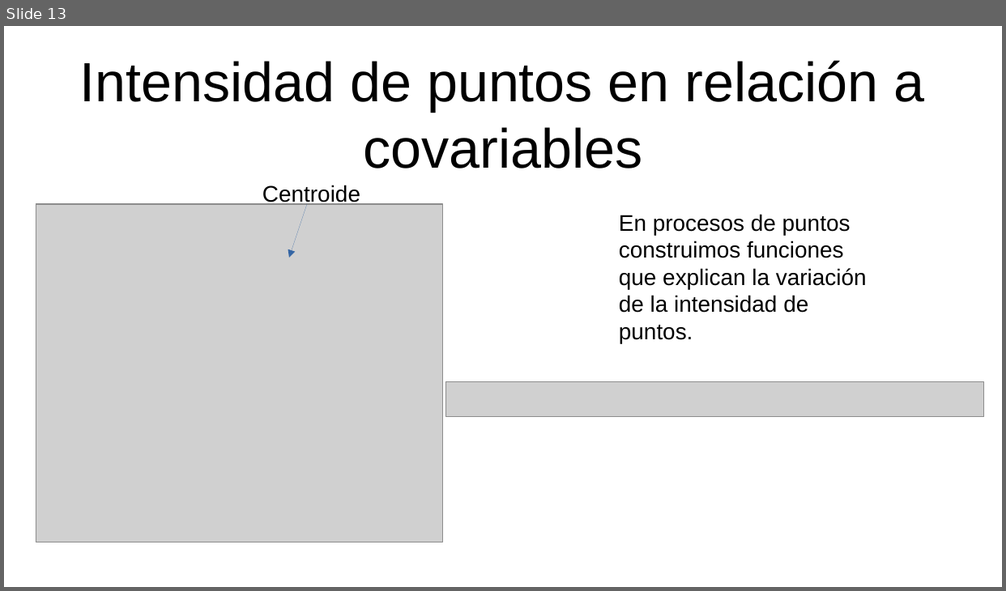
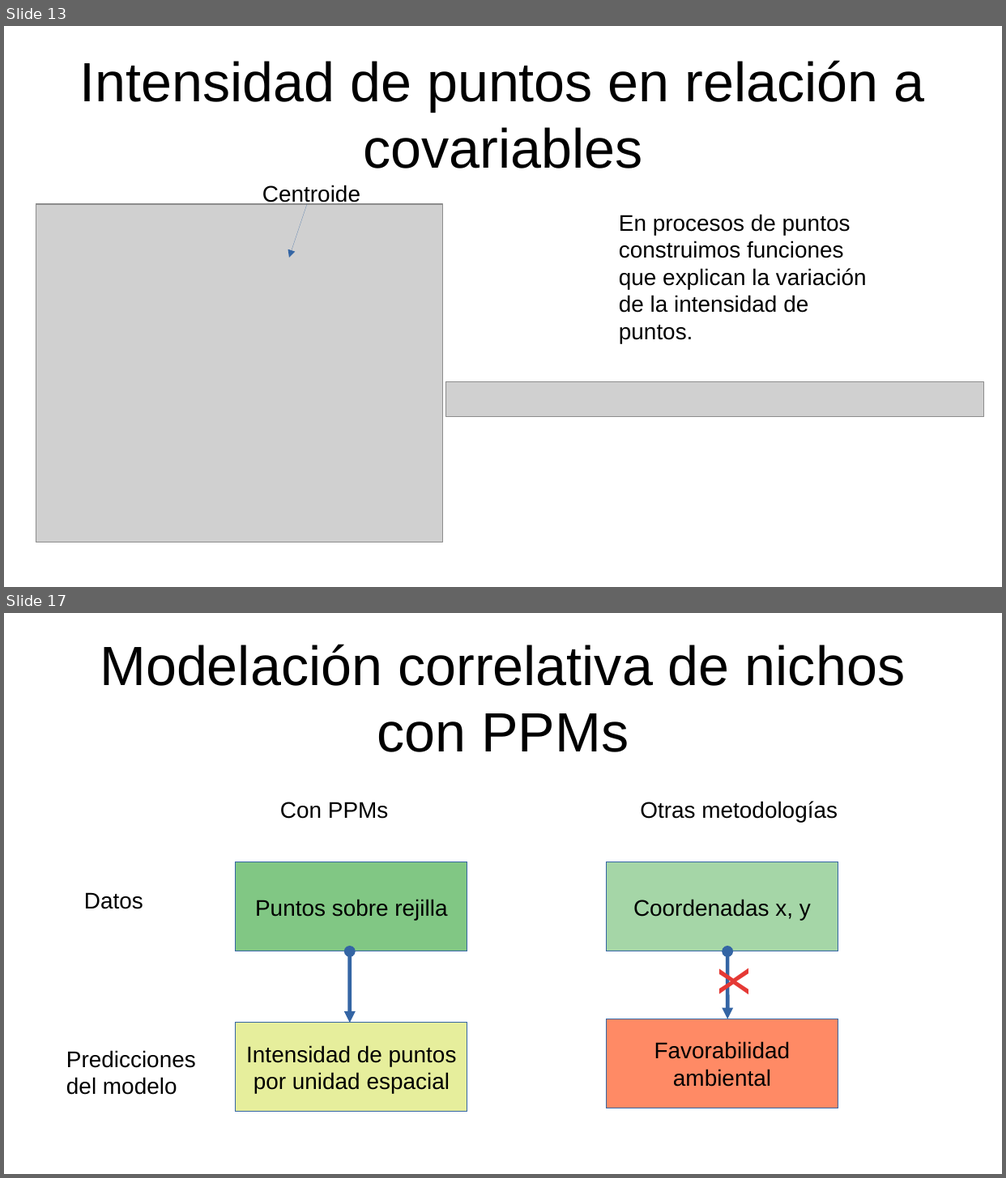
Before and after one commit to gerardommc/Ecologia-Teorica-II, a slide deck: Nicho/Caso-correlativo.odp. Shown one above the other, each under a label of ours: slide 13 before the commit, slides 13 and 17 after it; the slides between them are not shown. The pictures are 1006x591 and 1006x1178 pixels, drawn with LibreOffice and Linux fonts; fonts in the diff are those of the drawing; grey boxes stand for pictures. Boxes give left, top, right and bottom in pixels: in the first picture for what was removed or moved away, otherwise in the second. Text is boxed around its words. In the diff, an @@ line names an element or a change of style, - is before the commit and + after.

Commit message:
Fin de curso de nichos

```diff
--- a/Nicho/Caso-correlativo.odp
+++ b/Nicho/Caso-correlativo.odp
@@ slide 17 added at [4, 613, 1002, 1174], background #FFFFFF @@
@@ title added at [100, 644, 905, 752], 44 pt, text #000000 @@
+Modelación correlativa de nichos con PPMs
@@ text added at [280, 802, 388, 819], 18 pt, text #000000 @@
+Con PPMs
@@ text added at [640, 801, 837, 822], 18 pt, text #000000 @@
+Otras metodologías
@@ rectangle added at [236, 863, 467, 952], fill #81C784, outline #3465A4 0 pt, 18 pt, text #000000 @@
+Puntos sobre rejilla
@@ rectangle added at [606, 863, 838, 952], fill #A5D6A7, outline #3465A4 0 pt, 18 pt, text #000000 @@
+Coordenadas x, y
@@ text added at [84, 892, 143, 909], 18 pt, text #000000 @@
+Datos
@@ double arrow added from (350, 952) to (350, 1023), #3465A4 3 pt @@
@@ double arrow added from (727, 952) to (727, 1020), #3465A4 3 pt @@
@@ text added at [698, 971, 760, 995], 44 pt, text #E53935 @@
+x
@@ rectangle added at [236, 1023, 467, 1112], fill #E6EE9C, outline #3465A4 0 pt, 18 pt, text #000000 @@
+Intensidad de puntos por unidad espacial
@@ rectangle added at [606, 1020, 838, 1109], fill #FF8A65, outline #3465A4 0 pt, 18 pt, text #000000 @@
+Favorabilidad ambiental
@@ text added at [66, 1050, 196, 1095], 18 pt, text #000000 @@
+Predicciones del modelo
```
Also in this commit, not shown: 2 slides changed, 11 other slides added, 8 other files.
